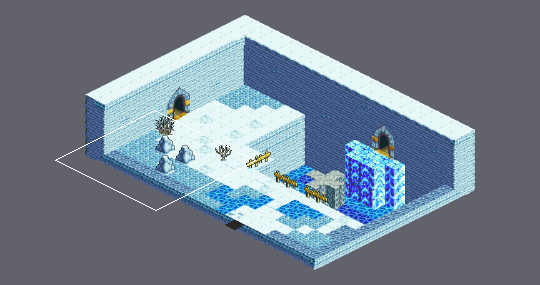
Tiled map -- Final_Fantasy_Mystery_World/Game/assets/maps/Quest1_Frog.tmx. The picture above shows the old version from afar; the outline marks the close-up.
Close-up. Old version:
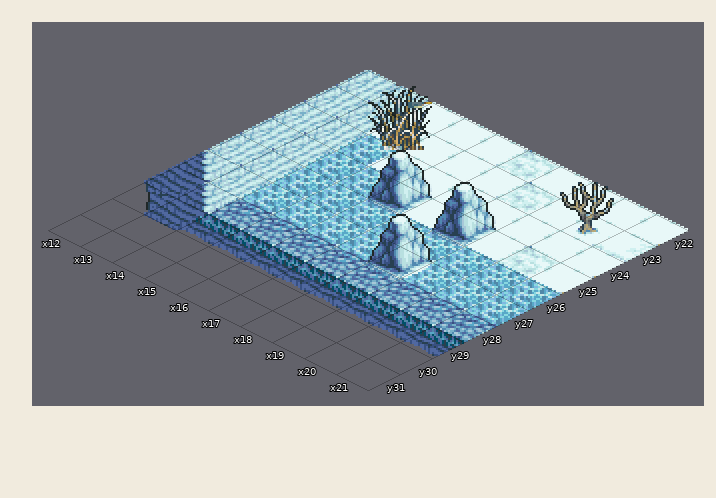
Cells are 32x16 px. Isometric: x runs down to the right, y down to the left. Shown: x 12..21, y 22..31.
New version:
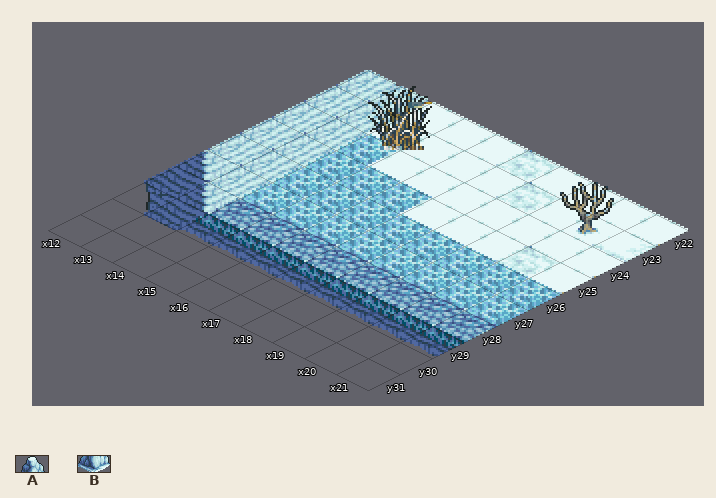
Key: from "ques1_tileset": A 190, B 211.
_ is an empty cell.
Commit message: all rocks quest 2 added
The edit:
{"where": "layer \"Door Open\""}
{"y":24,"x":15,"old":"A","new":"_"}
{"y":24,"x":17,"old":"A","new":"_"}
{"y":25,"x":16,"old":"B","new":"_"}
{"y":25,"x":18,"old":"B","new":"_"}
{"y":26,"x":17,"old":"A","new":"_"}
{"y":27,"x":18,"old":"B","new":"_"}
